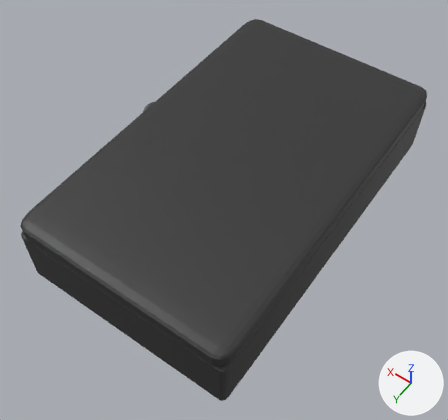
The FBX model Assets/New Assets for Prj/Toolbox.fbx as it was, and as the next commit left it.
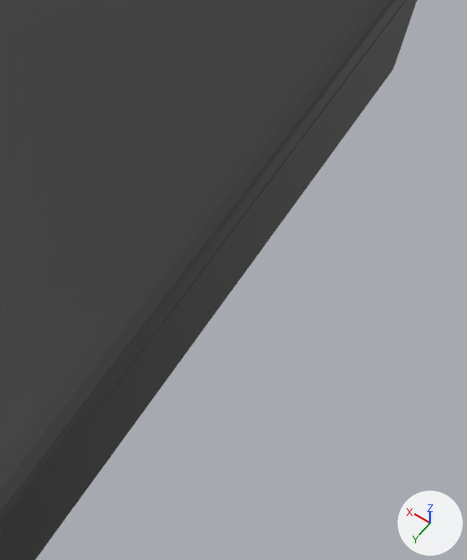
The first picture shows the older version from a 50 mm lens placed at (-3.43, 5.24, 7.31), pointed at (-0.02, 0.48, -0.18). The close-ups show both versions on the part from 56% to 99% of the width and 28% to 83% of the height of that picture; other places that the commit changed are outside them. Lighting does not change. The marker at lower right points along +X, +Y and +Z. Where no turn or scale is listed for an object, it has been applied to the vertices.
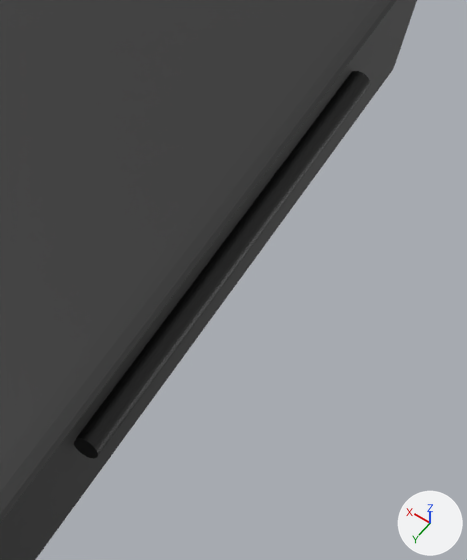
Where the newer file only moved an object's origin or applied its transform, the numbers keep the older frame.

Where the change shows, as pixel boxes [x1, y1, x2, y2] in the close-ups (467 x 560 px):
'Pivot', added (black): after [74, 71, 370, 459]

The change, as a diff of the scene's bpy script:
```diff
--- a/Assets/New Assets for Prj/Toolbox.fbx.py
+++ b/Assets/New Assets for Prj/Toolbox.fbx.py
@@ mat_material_003 @@
+mat_material_003 = principled_material('Material.003')
+mat_material_003.base_color = (0.0, 0.0, 0.0)  # black #000000
@@ me_cylinder_001 @@
+me_cylinder_001.from_pydata(...)  # 64 vertices, 34 faces; spans x -0.08..0.08, y -1.61..1.61, z -0.08..0.08
+me_cylinder_001.materials.append(mat_material_003)  # black #000000
@@ ob_pivot @@
+ob_pivot = bpy.data.objects.new('Pivot', me_cylinder_001)
+ob_pivot.location = (-1.783, 0.018, 0.456)
```
